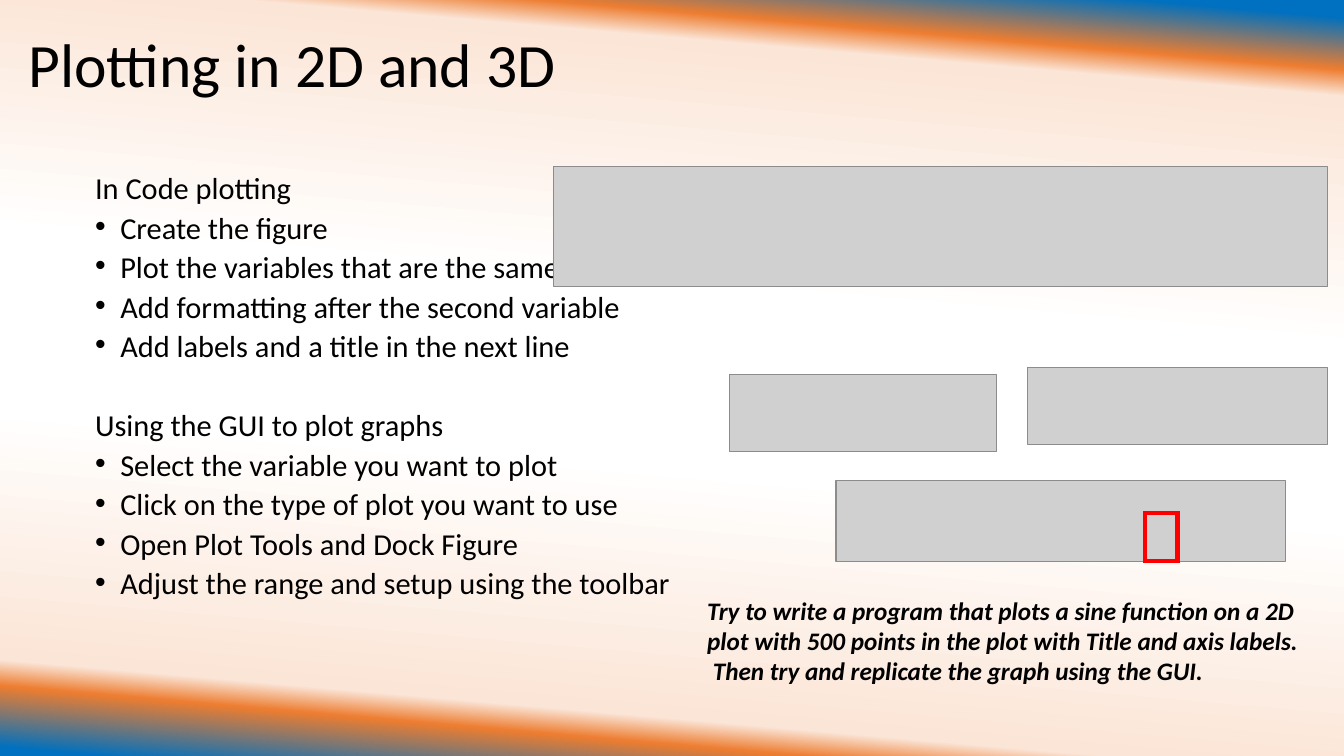
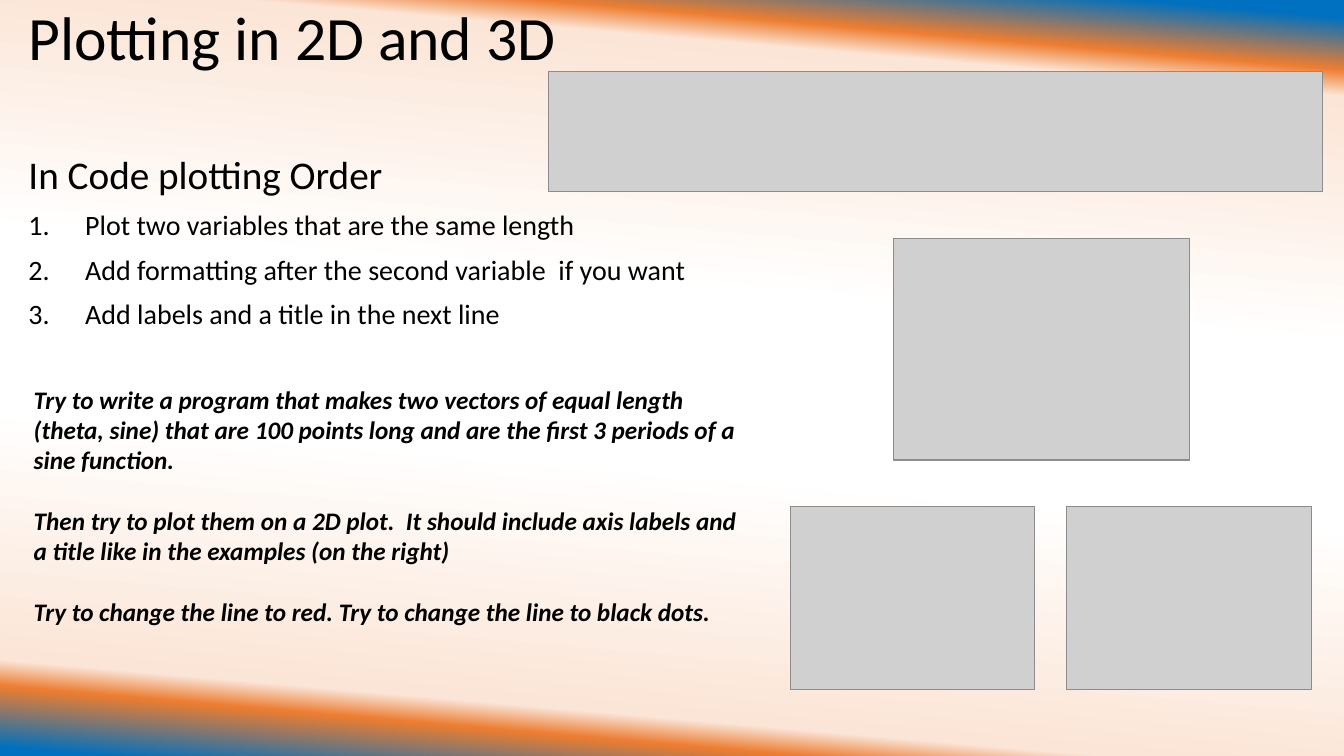
Before and after one commit to ehuemill/Intro-to-Matlab, a slide deck: slide 8 of University of Illinois REU Introduction to Matlab Day 1.pptx. Drawn at 1344x756 pixels with LibreOffice and Linux fonts; fonts in the diff are those of the drawing; grey boxes stand for pictures. Boxes give left, top, right and bottom in pixels: in the first picture for what was removed or moved away, otherwise in the second. Text is boxed around its words. In the diff, an @@ line names an element or a change of style, - is before the commit and + after.

```diff
--- a/University of Illinois REU Introduction to Matlab Day 1.pptx
+++ b/University of Illinois REU Introduction to Matlab Day 1.pptx
@@ title "Plotting in 2D and 3D" rewrapped from (28, 44, 555, 98) to (28, 9, 555, 75) @@
@@ picture: place and size @@
-picture at (554, 166, 1328, 286)
+picture at (548, 72, 1323, 192)
@@ text "In Code plotting Order": place and size @@
-text "In Code plotting Order" at (95, 178, 669, 600)
+text "In Code plotting Order" at (28, 161, 685, 325)
@@ text at (28, 161, 685, 285): text changed; size 21.7 to 20 pt @@
-In Code plotting
-• Create the figure
-• Plot the variables that are the same length
-• Add formatting after the second variable
+In Code plotting Order
+1. Plot two variables that are the same length
+2. Add formatting after the second variable if you want
@@ picture added at (893, 238, 1189, 460) @@
@@ text at (85, 304, 499, 325): size 21.7 to 20 pt in "Add labels and a title in the ..."; bullet • to 1.; line spacing 0.7 to 0.9 @@
@@ picture removed at (730, 375, 997, 453) @@
@@ picture removed at (1028, 368, 1328, 446) @@
@@ text at (34, 391, 736, 626): text changed @@
-Try to write a program that plots a sine function on a 2D plot with 500 points in the plot with Title and axis labels. Then try and replicate the graph using the GUI.
+Try to write a program that makes two vectors of equal length (theta, sine) that are 100 points long and are the first 3 periods of a sine function.
+Then try to plot them on a 2D plot. It should include axis labels and a title like in the examples (on the right)
+Try to change the line to red. Try to change the line to black dots.
@@ text at (95, 415, 669, 600): paragraphs removed @@
-Using the GUI to plot graphs
-• Select the variable you want to plot
-• Click on the type of plot you want to use
-• Open Plot Tools and Dock Figure
-• Adjust the range and setup using the toolbar
@@ picture added at (790, 507, 1035, 691) @@
@@ picture removed at (836, 481, 1286, 562) @@
@@ picture added at (1068, 507, 1313, 691) @@
@@ rectangle removed at (1145, 513, 1178, 562) @@
```
Also in this commit, not shown: 7 other slides changed, 4 slides added, 1 slide removed, 5 other files.
